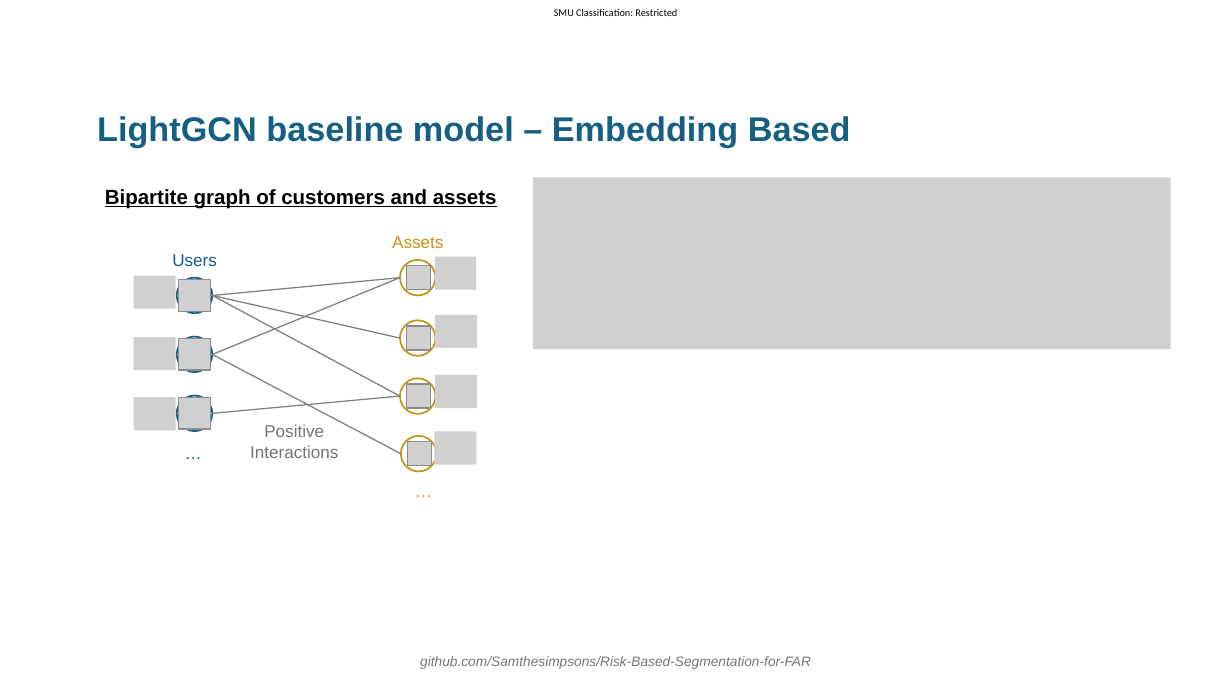
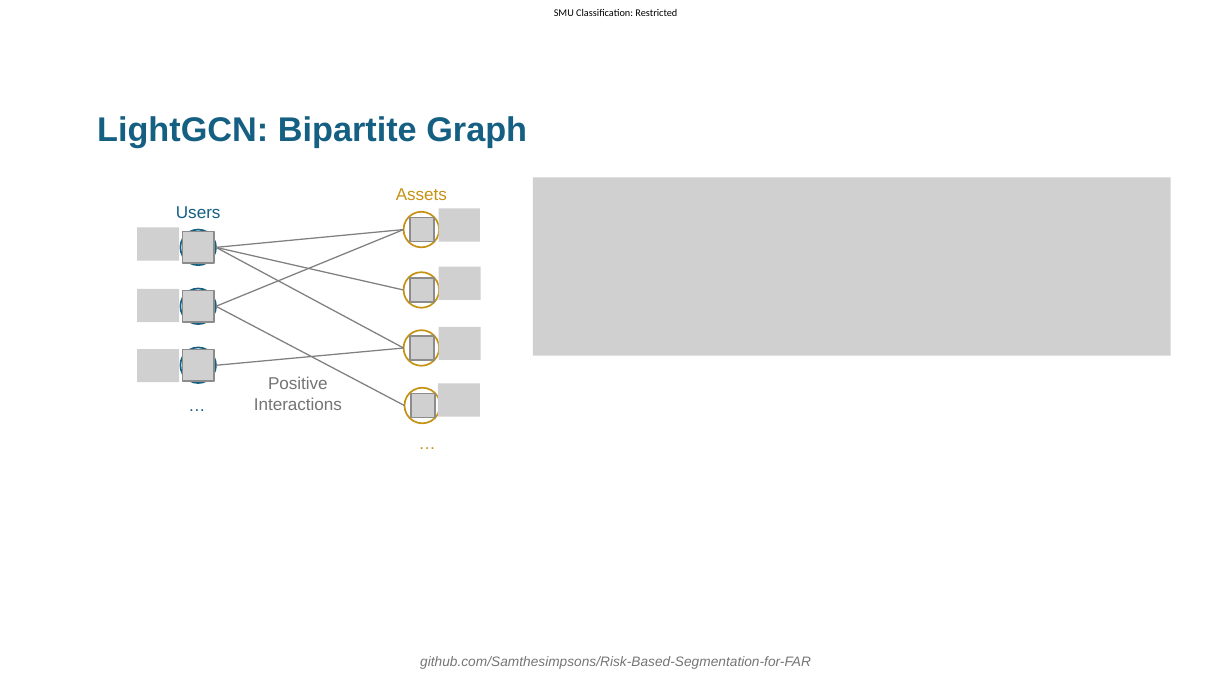
Before and after one commit to Samthesimpsons/Risk-Based-Segmentation-for-FAR, a slide deck: slide 14 of thesis/slides_draft_2/slides.pptx. Drawn at 1232x693 pixels with LibreOffice and Linux fonts; fonts in the diff are those of the drawing; grey boxes stand for pictures; background and template pictures are left out. Boxes give left, top, right and bottom in pixels: in the first picture for what was removed or moved away, otherwise in the second. Text is boxed around its words. In the diff, an @@ line names an element or a change of style, - is before the commit and + after.

Commit message:
chore: update slides draft

```diff
--- a/thesis/slides_draft_2/slides.pptx
+++ b/thesis/slides_draft_2/slides.pptx
@@ title at bbox=[97, 116, 527, 147]: text changed @@
-LightGCN baseline model – Embedding Based
+LightGCN: Bipartite Graph
@@ picture: place and size @@
-picture at bbox=[533, 177, 1172, 349]
+picture at bbox=[533, 177, 1172, 356]
@@ text removed at bbox=[105, 189, 497, 208] @@
-Bipartite graph of customers and assets
@@ group added at bbox=[137, 208, 480, 418]: 13 pictures @@
@@ picture removed at bbox=[407, 266, 431, 291] @@
@@ picture removed at bbox=[435, 256, 476, 290] @@
@@ picture removed at bbox=[133, 276, 175, 309] @@
@@ picture removed at bbox=[179, 280, 211, 312] @@
@@ picture removed at bbox=[407, 326, 431, 351] @@
@@ picture removed at bbox=[435, 315, 477, 349] @@
@@ picture removed at bbox=[133, 338, 175, 371] @@
@@ picture removed at bbox=[179, 339, 211, 371] @@
@@ 7 ellipses, 6 lines, 5 texts: place and size @@
-7 ellipses, 6 lines, 5 texts at bbox=[142, 236, 474, 508]
+7 ellipses, 6 lines, 5 texts at bbox=[145, 188, 478, 460]
@@ picture removed at bbox=[407, 384, 431, 409] @@
@@ picture: place and size @@
-picture at bbox=[435, 375, 477, 408]
+picture at bbox=[437, 383, 479, 416]
@@ picture removed at bbox=[133, 397, 175, 430] @@
@@ picture removed at bbox=[179, 398, 211, 430] @@
@@ picture removed at bbox=[408, 441, 432, 466] @@
@@ picture removed at bbox=[434, 431, 476, 464] @@
```
Also in this commit, not shown: 23 other slides changed.
